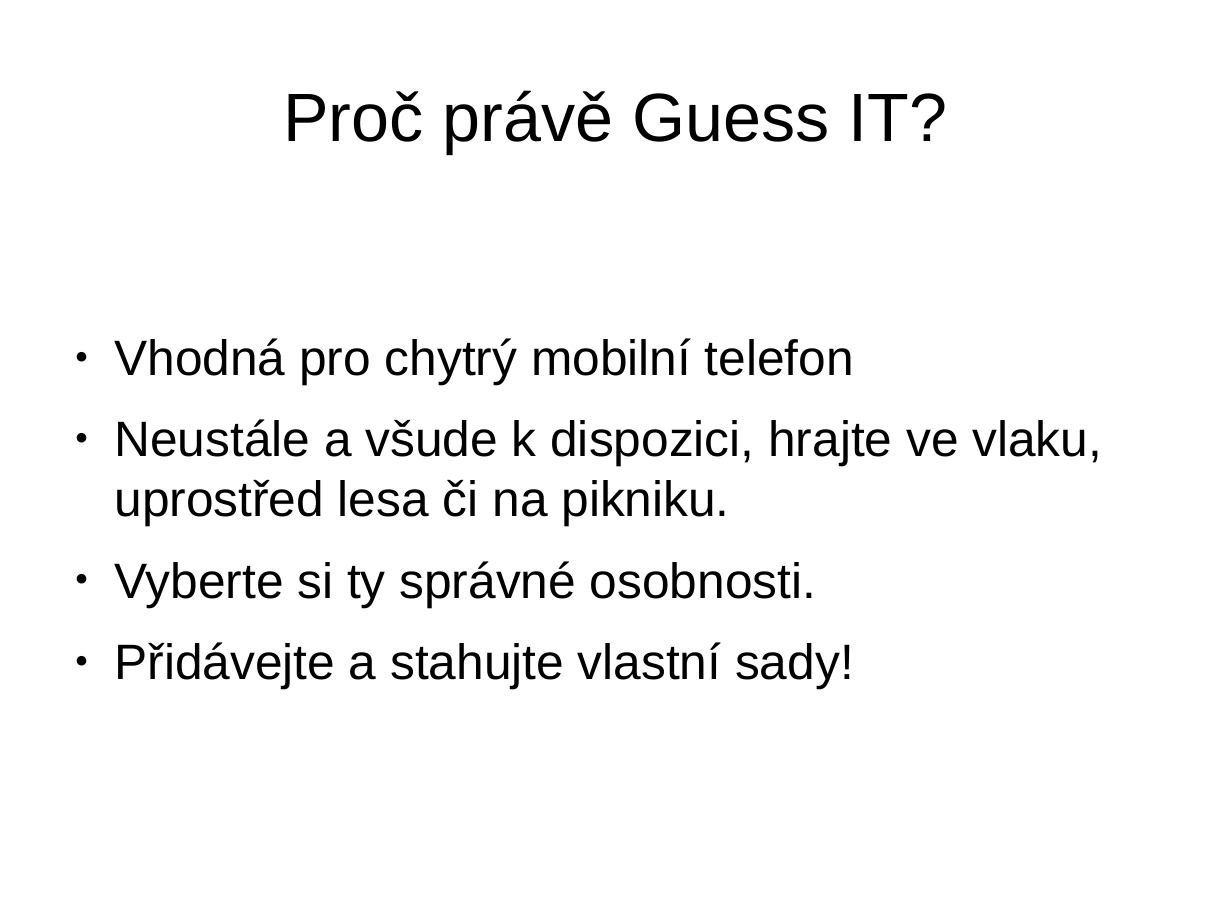
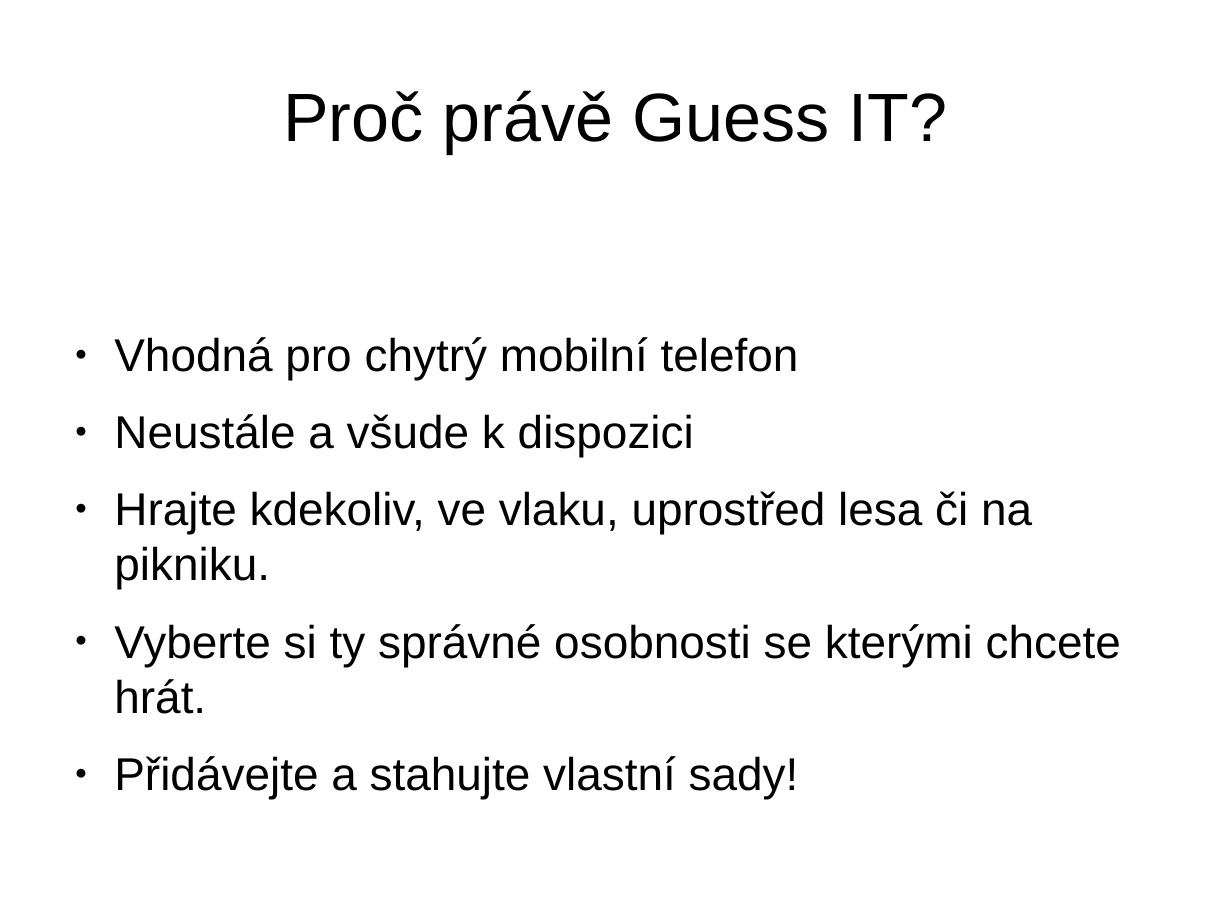
Before and after one commit to repli2dev/pv024-project, a slide deck: slide 3 of prezentace2.odp. Drawn at 1232x924 pixels with LibreOffice and Linux fonts; fonts in the diff are those of the drawing. Boxes give left, top, right and bottom in pixels: in the first picture for what was removed or moved away, otherwise in the second. Text is boxed around its words. In the diff, an @@ line names an element or a change of style, - is before the commit and + after.

```diff
--- a/prezentace2.odp
+++ b/prezentace2.odp
@@ text at (114,337,799,799): size 32 to 29.6 pt in "Vhodná pro chytrý mobilní telefon", "Přidávejte a stahujte vlastní sady!" @@
@@ text at (114,414,1121,714): text changed; size 32 to 29.6 pt @@
-● Neustále a všude k dispozici, hrajte ve vlaku, uprostřed lesa či na pikniku.
-● Vyberte si ty správné osobnosti.
+● Neustále a všude k dispozici
+● Hrajte kdekoliv, ve vlaku, uprostřed lesa či na pikniku.
+● Vyberte si ty správné osobnosti se kterými chcete hrát.
```
Also in this commit, not shown: 1 other slide changed, 2 other files.
